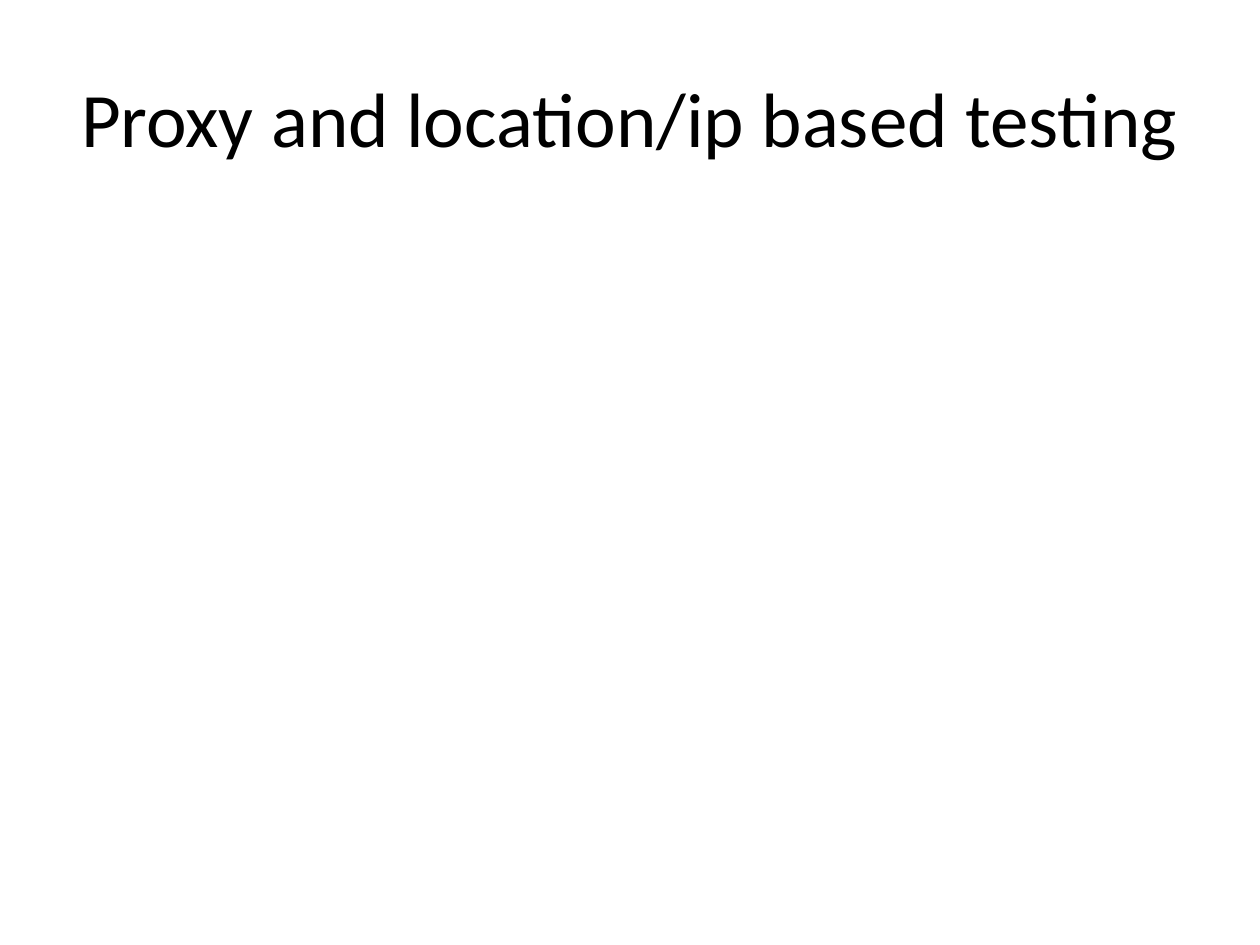
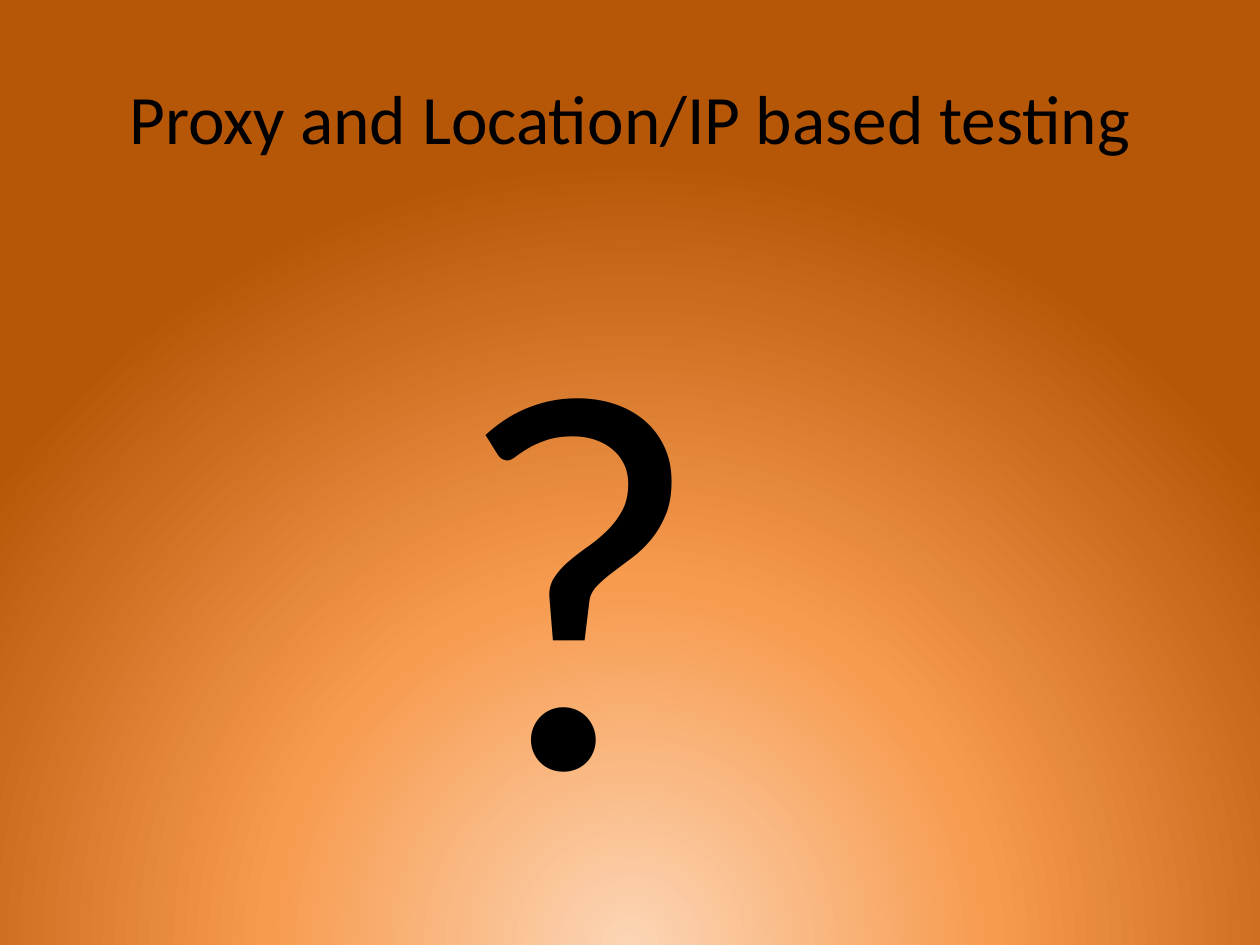
Before and after one commit to makkar-nishant123/WebVirtue, a slide deck: slide 14 of WebVirtue.pptx. Drawn at 1260x945 pixels with LibreOffice and Linux fonts; fonts in the diff are those of the drawing. Boxes give left, top, right and bottom in pixels: in the first picture for what was removed or moved away, otherwise in the second. Text is boxed around its words. In the diff, an @@ line names an element or a change of style, - is before the commit and + after.

```diff
--- a/WebVirtue.pptx
+++ b/WebVirtue.pptx
@@ background #FFFFFF to gradient #FCD5B5 to #F79B4F to #B65708 @@
@@ title at [129, 96, 1130, 156]: text changed; size 44 to 39.6 pt @@
-Proxy and location/ip based testing
+Proxy and Location/IP based testing
@@ text added at [63, 220, 1197, 844], 309.2 pt, text #000000 @@
+?
```
Also in this commit, not shown: 12 other slides changed, 2 slides added, 1 other file.
